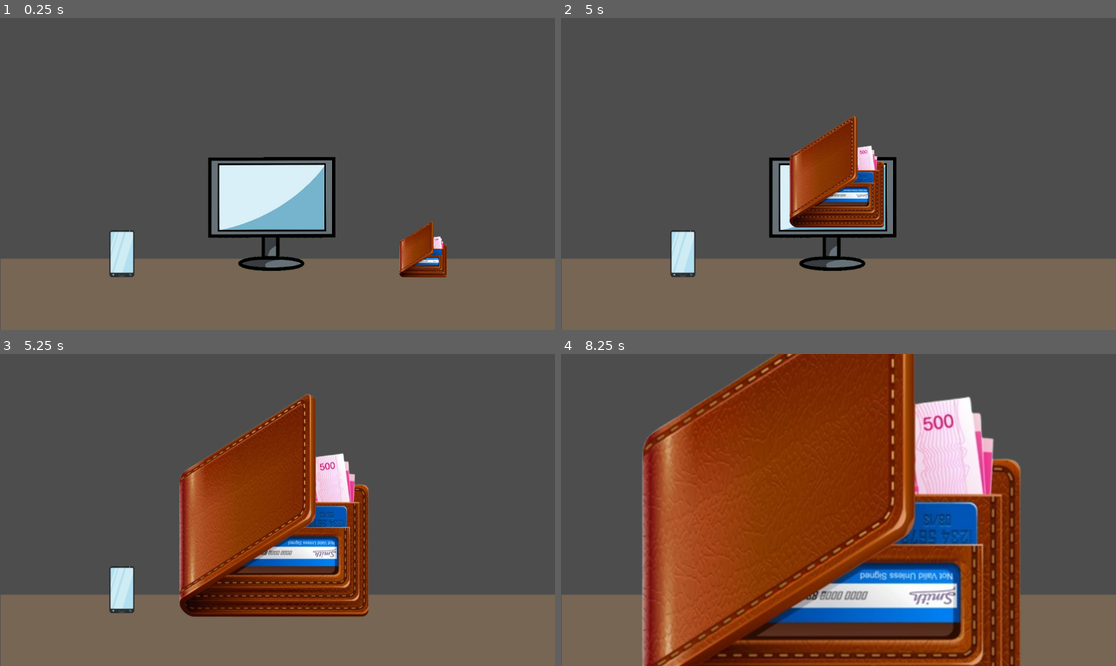
Above: before the commit, frames 1-4 (two rows, left to right).
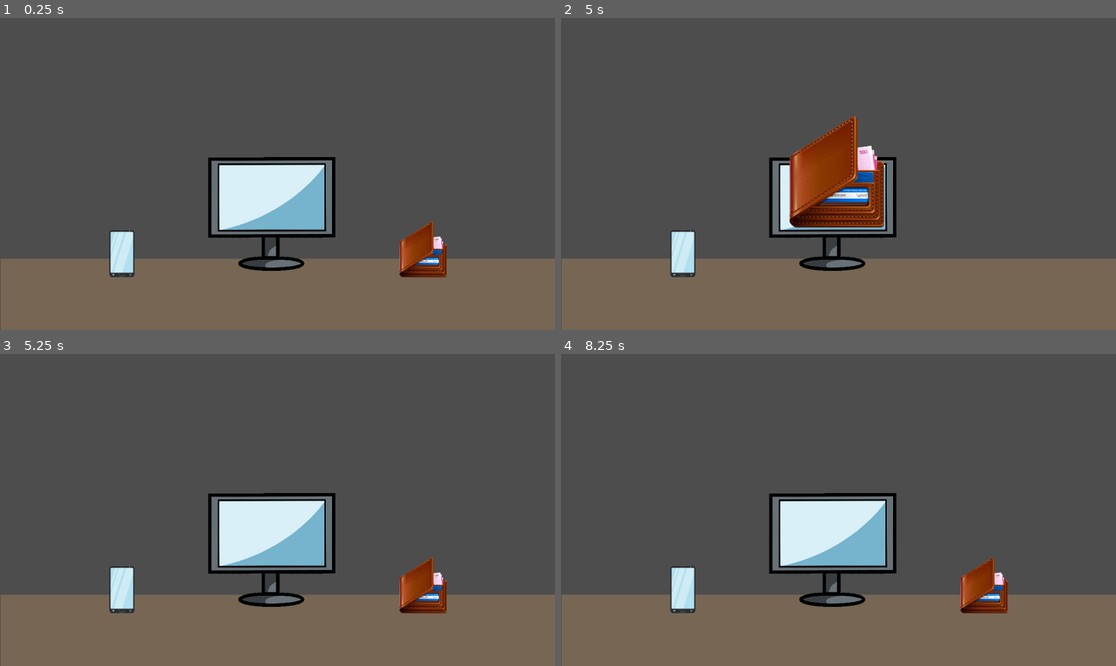
Above: after the commit, the same moments.

Repository: 0r10n-e1378/CAC
Game: Godot game, scene res://scenes/office.tscn
The game is run twice, just before and just after one commit, with the same random seed, the same clock (stepped at 60 frames per second) and the same inputs. The project has no main scene, so this scene is started directly.
Inputs (mouse positions are in pixels of both pictures, inside the frame that each line leads up to):
- Up to frame 1 (0.25 s): no input
- Up to frame 2 (5 s): tap Enter at 0.5, 2, 3.5 s; move the mouse to (982, 248) at 0.52 s; click (982, 248) at 0.67 s; tap Space at 1.25, 2.75, 4.25 s; move the mouse to (727, 189) at 1.27 s; click (727, 189) at 1.42 s; move the mouse to (894, 105) at 2.02 s; click (894, 105) at 2.17 s; move the mouse to (810, 236) at 2.77 s; click (810, 236) at 2.92 s; move the mouse to (1005, 220) at 3.52 s; click (1005, 220) at 3.67 s; move the mouse to (672, 127) at 4.27 s; click (672, 127) at 4.42 s
- Up to frame 3 (5.25 s): move the mouse to (305, 510) at 5.02 s; click (305, 510) at 5.17 s
- Up to frame 4 (8.25 s): move the mouse to (755, 432) at 5.77 s; click (755, 432) at 5.92 s; move the mouse to (960, 494) at 6.52 s; click (960, 494) at 6.67 s; move the mouse to (727, 525) at 7.27 s; click (727, 525) at 7.42 s; move the mouse to (894, 441) at 8.02 s; click (894, 441) at 8.17 s

Frames 1-2 are identical in both runs. In frame 3, 20% of the frame differs, in the area x 32-81%, y 12-85%; in frame 4, 60%, in the area x 14-83%, y 0-100%.

Commit message:
added basic phone implementation

Diff:
--- a/project.godot
+++ b/project.godot
@@ -13,3 +13,8 @@
 config/name="CAC"
 config/features=PackedStringArray("4.3", "Forward Plus")
 config/icon="res://icon.svg"
+
+[rendering]
+
+renderer/rendering_method="gl_compatibility"
+renderer/rendering_method.mobile="gl_compatibility"
--- a/scenes/computer.tscn
+++ b/scenes/computer.tscn
@@ -1,9 +1,25 @@
-[gd_scene load_steps=2 format=3 uid="uid://beuu3w2243lpb"]
+[gd_scene load_steps=4 format=3 uid="uid://beuu3w2243lpb"]
 
 [ext_resource type="Texture2D" uid="uid://d1uimcgay4icy" path="res://sprites/computer.png" id="1_ebl8x"]
+[ext_resource type="Texture2D" uid="uid://cobtg4d85kdou" path="res://sprites/mail.png" id="2_xxjsj"]
+[ext_resource type="Texture2D" uid="uid://cjqk15kf7kk1l" path="res://sprites/bank.png" id="3_hori2"]
 
 [node name="computer" type="Node2D"]
 
 [node name="Computer" type="Sprite2D" parent="."]
 scale = Vector2(0.5, 0.5)
 texture = ExtResource("1_ebl8x")
+metadata/_edit_lock_ = true
+
+[node name="Apps" type="Node2D" parent="Computer"]
+visible = false
+
+[node name="MailApp" type="Sprite2D" parent="Computer/Apps"]
+position = Vector2(-140, -68)
+scale = Vector2(0.5, 0.5)
+texture = ExtResource("2_xxjsj")
+
+[node name="BankApp" type="Sprite2D" parent="Computer/Apps"]
+position = Vector2(-2, -62)
+scale = Vector2(0.5, 0.5)
+texture = ExtResource("3_hori2")
--- a/scenes/phone.tscn
+++ b/scenes/phone.tscn
@@ -1,7 +1,12 @@
-[gd_scene load_steps=3 format=3 uid="uid://yfk35upmxn7d"]
+[gd_scene load_steps=6 format=3 uid="uid://yfk35upmxn7d"]
 
 [ext_resource type="Texture2D" uid="uid://cc70cqp6obgmf" path="res://sprites/smartphone.png" id="1_04mx8"]
 [ext_resource type="Script" path="res://scripts/phone.gd" id="1_f6f21"]
+[ext_resource type="Texture2D" uid="uid://cc8p1ugkk1std" path="res://sprites/call.png" id="3_6mww7"]
+[ext_resource type="AudioStream" uid="uid://cd8vte6byl2eb" path="res://sfx/phone-ringtone-home-280348.mp3" id="4_nivvo"]
+
+[sub_resource type="RectangleShape2D" id="RectangleShape2D_n1ief"]
+size = Vector2(52, 98)
 
 [node name="phone" type="Node2D"]
 script = ExtResource("1_f6f21")
@@ -10,4 +15,24 @@
 scale = Vector2(0.25, 0.25)
 texture = ExtResource("1_04mx8")
 
+[node name="Apps" type="Node2D" parent="Smartphone"]
+visible = false
+
+[node name="Call" type="Sprite2D" parent="Smartphone/Apps"]
+position = Vector2(0, -4)
+scale = Vector2(0.5, 0.5)
+texture = ExtResource("3_6mww7")
+
 [node name="Timer" type="Timer" parent="."]
+wait_time = 20.0
+
+[node name="Area2D" type="Area2D" parent="."]
+
+[node name="CollisionShape2D" type="CollisionShape2D" parent="Area2D"]
+shape = SubResource("RectangleShape2D_n1ief")
+
+[node name="AudioStreamPlayer2D" type="AudioStreamPlayer2D" parent="."]
+stream = ExtResource("4_nivvo")
+
+[connection signal="timeout" from="Timer" to="." method="_on_timer_timeout"]
+[connection signal="input_event" from="Area2D" to="." method="_on_area_2d_input_event"]
--- a/scenes/wallet.tscn
+++ b/scenes/wallet.tscn
@@ -19,4 +19,5 @@
 scale = Vector2(0.25, 0.25)
 texture = ExtResource("1_ek1bb")
 
+[connection signal="input_event" from="Area2D" to="." method="_on_area_2d_input_event"]
 [connection signal="mouse_entered" from="Area2D" to="." method="_on_area_2d_mouse_entered"]
--- a/scripts/phone.gd
+++ b/scripts/phone.gd
@@ -1,11 +1,53 @@
 extends Node2D
 
-@onready var timer = $Timer
+@onready var ring_timer = $Timer
+
+var is_zoomed = false
+@onready var origin = position
+@onready var apps = $Smartphone/Apps
+@onready var audio_player = $AudioStreamPlayer2D
+
+var max_ring_interval = 10
+var min_ring_interval = 12
 # Called when the node enters the scene tree for the first time.
 func _ready():
-	timer.start()
+	setup_random_ring()
 
 
 # Called every frame. 'delta' is the elapsed time since the previous frame.
 func _process(delta):
 	pass
+
+func handle_zoom():
+	if !is_zoomed:
+		position = get_viewport_rect().size/2
+		scale*=4
+		apps.visible = true
+		is_zoomed = true
+		if audio_player.playing:
+			audio_player.stop()
+	else:
+		position = origin
+		scale/=4
+		is_zoomed = false
+		apps.visible = false
+
+
+
+func _on_area_2d_input_event(viewport, event, shape_idx):
+	if event is InputEventMouseButton:
+		if event.button_index == MOUSE_BUTTON_LEFT and event.pressed:
+			handle_zoom()
+
+
+func _on_timer_timeout():
+	if audio_player.stream:
+		audio_player.play()
+
+
+func setup_random_ring():
+	# Set a random wait time for the next ring
+	var random_wait = randf_range(min_ring_interval, max_ring_interval)
+	ring_timer.wait_time = random_wait
+	ring_timer.timeout.connect(_on_timer_timeout)
+	ring_timer.start()
--- a/scripts/wallet.gd
+++ b/scripts/wallet.gd
@@ -1,6 +1,7 @@
 extends Node2D
 
-
+var is_zoomed = false
+@onready var origin = position
 # Called when the node enters the scene tree for the first time.
 func _ready():
 	pass # Replace with function body.
@@ -10,10 +11,20 @@
 func _process(delta):
 	pass
 
-func zoom():
-	position = get_viewport_rect().size/2
-	scale*=2
+func handle_zoom():
+	if !is_zoomed:
+		position = get_viewport_rect().size/2
+		scale*=2
+		is_zoomed = true
+	else:
+		position = origin
+		scale/=2
+		is_zoomed = false
 
 
-func _on_area_2d_mouse_entered():
-	zoom() # Replace with function body.
+
+
+func _on_area_2d_input_event(viewport, event, shape_idx):
+	if event is InputEventMouseButton:
+		if event.button_index == MOUSE_BUTTON_LEFT and event.pressed:
+			handle_zoom()
Not shown, added: sfx/phone-ringtone-home-280348.mp3.import
Binary file added: sprites/bank.png
Not shown, added: sprites/bank.png.import
Binary file added: sprites/call.png
Not shown, added: sprites/call.png.import
Binary file added: sprites/mail.png
Not shown, added: sprites/mail.png.import
Binary file added: sprites/restock.png
Not shown, added: sprites/restock.png.import
Not shown, added: sfx/phone-ringtone-home-280348.mp3
